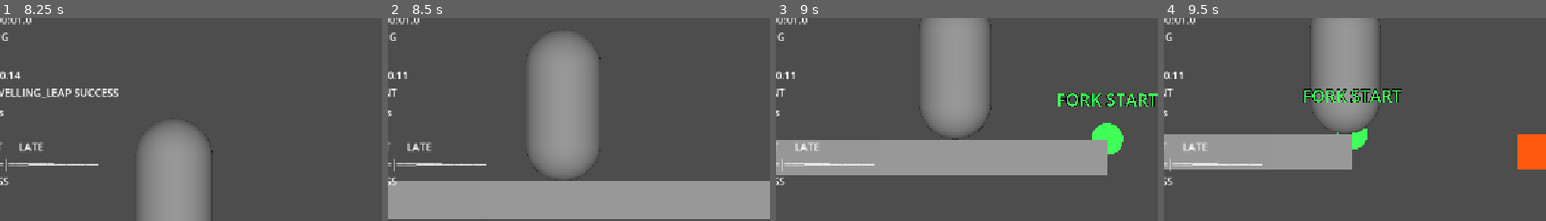
Above: before the commit, frames 1-4 (left to right).
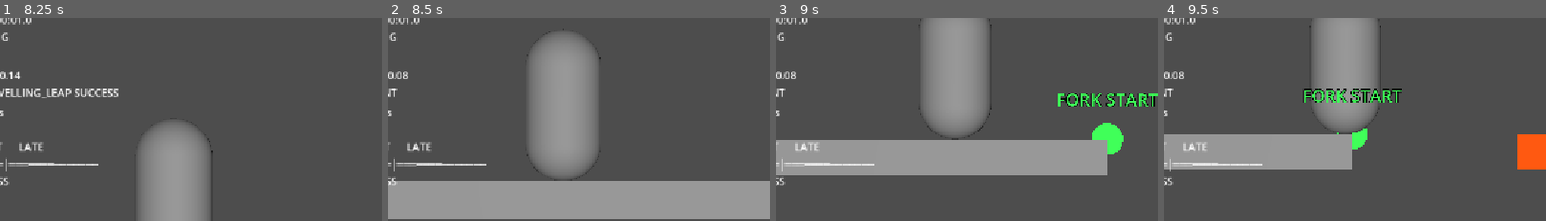
Above: after the commit, the same moments.

Repository: cemtheman/pasderun
Game: Godot game, scene res://scenes/gameplay/generated/graceful_opening_00_30_runtime.tscn
Two runs of this game, one before a commit and one after it. Both use one fixed random seed, a clock stepped at 60 frames per second and the inputs below. This scene is started directly instead of the project's main scene. Sound files missing from this copy of the repository are replaced by a short silence.
Inputs (mouse positions are % of the whole screen's width and height, from its top left):
- Up to frame 1 (8.25 s): move the mouse to (45, 68) at 0.52 s; click (45, 68) at 0.67 s; tap Space (jump) at 0.77, 3.77, 6.77 s; drag from (80, 63) to (45, 68) at 1.27 s; move the mouse to (20, 31) at 2.02 s; click (20, 31) at 2.17 s; tap Enter at 2.75 s; drag from (55, 47) to (20, 31) at 2.77 s; move the mouse to (35, 21) at 3.52 s; click (35, 21) at 3.67 s; drag from (72, 42) to (35, 21) at 4.27 s; move the mouse to (30, 53) at 5.02 s; click (30, 53) at 5.17 s; drag from (60, 24) to (30, 53) at 5.77 s; move the mouse to (45, 68) at 6.52 s; click (45, 68) at 6.67 s; drag from (80, 63) to (45, 68) at 7.27 s; move the mouse to (20, 31) at 8.02 s; click (20, 31) at 8.17 s
- Up to frame 2 (8.5 s): no input
- Up to frame 3 (9 s): drag from (55, 47) to (20, 31) at 8.77 s
- Up to frame 4 (9.5 s): no input
The pictures show only the part of the screen within x 17-67%, y 7-57%; the shares and areas given below are measured in that part.

Frame 1 is identical in both runs. In frame 2, 0.1% of the frame differs, in the area x 2-6%, y 26-31%; in frame 3, 0.1%; in frame 4, 0.1%.

Commit message:
fix: strengthen miss flow reduction

Diff:
--- a/scenes/gameplay/flow_tracker.gd
+++ b/scenes/gameplay/flow_tracker.gd
@@ -20,7 +20,7 @@
 	&"LATE": 0.04,
 }
 
-const MISS_RETAINED_FRACTION := 0.75
+const MISS_RETAINED_FRACTION := 0.60
 const CONTINUITY_WINDOW_SECONDS := 8.0
 const CONTINUITY_BONUS_PER_LINK := 0.02
 const MAX_CONTINUITY_LINKS := 3
Not shown, changed: tools/music_analyzer/test_flow_tracker.py
Not shown, changed: tools/music_analyzer/test_tap_timing_debug.py
